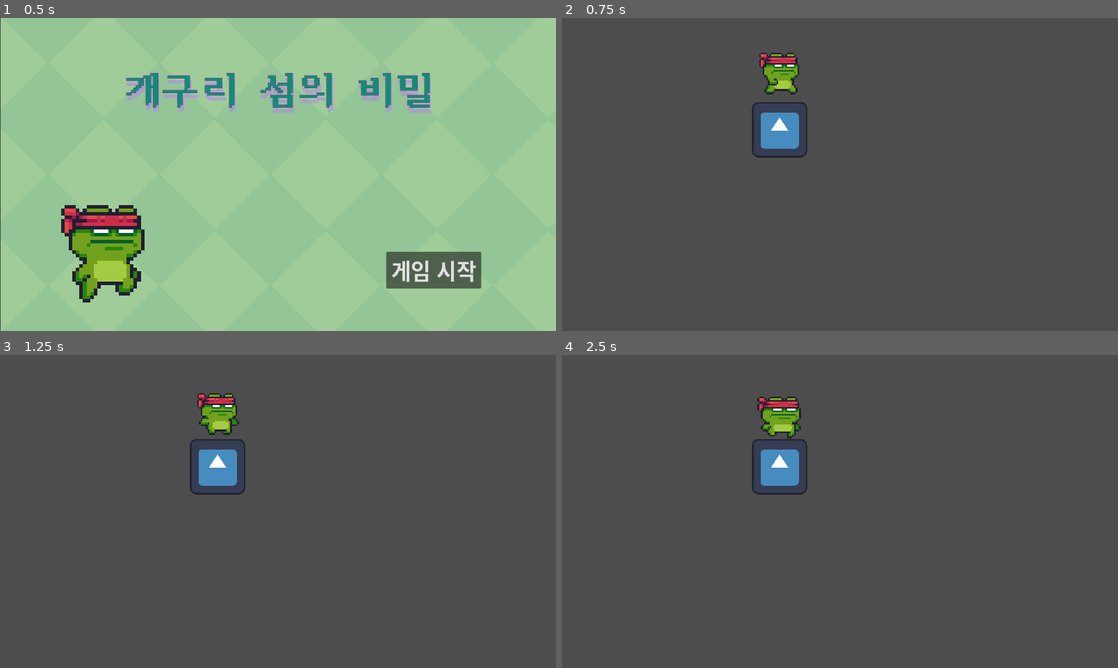
Above: before the commit, frames 1-4 (two rows, left to right).
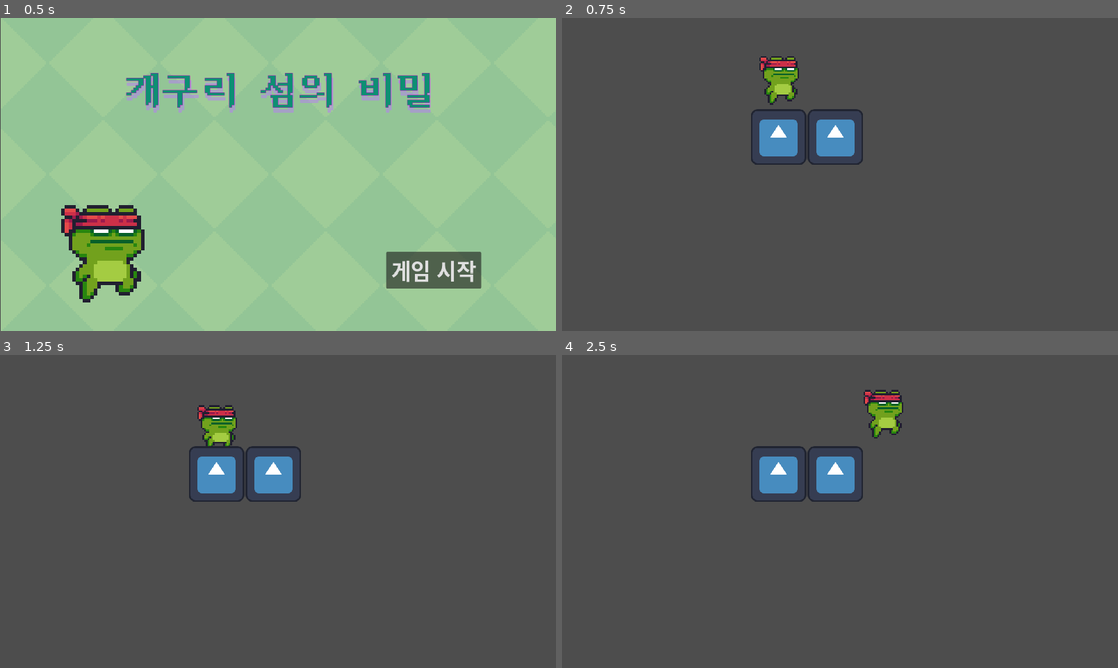
Above: after the commit, the same moments.

Repository: dakgg/godot_2d
Game: Godot game, scene res://scene/initial/initial.tscn
Same seed, same stepped clock (60 frames per second), same inputs: the game is played once before the commit and once after it. The engine's default icon, where the game draws it, is replaced by a stand-in: a white triangle on a blue panel in a dark square.
Inputs:
- Up to frame 1 (0.5 s): no input
- Up to frame 2 (0.75 s): click "게임 시작" at 0.5 s
- Up to frame 3 (1.25 s): no input
- Up to frame 4 (2.5 s): hold D (right, bound only after the commit) from 1.28 s (still down); tap Space (jump, bound only after the commit) at 1.35, 1.52, 1.82, 2.1, 2.27 s

Frame 1 is identical in both runs. In frame 2, 2.4% of the frame differs, in the area x 34-55%, y 11-47%; in frame 3, 2.7%; in frame 4, 3.5%, in the area x 34-62%, y 11-47%.

Commit message:
add keyboard input

Diff:
--- a/project.godot
+++ b/project.godot
@@ -21,6 +21,38 @@
 window/size/viewport_height=720
 window/stretch/mode="canvas_items"
 
+[input]
+
+up={
+"deadzone": 0.5,
+"events": [Object(InputEventKey,"resource_local_to_scene":false,"resource_name":"","device":0,"window_id":0,"alt_pressed":false,"shift_pressed":false,"ctrl_pressed":false,"meta_pressed":false,"pressed":false,"keycode":0,"physical_keycode":87,"key_label":0,"unicode":0,"location":0,"echo":false,"script":null)
+, Object(InputEventKey,"resource_local_to_scene":false,"resource_name":"","device":0,"window_id":0,"alt_pressed":false,"shift_pressed":false,"ctrl_pressed":false,"meta_pressed":false,"pressed":false,"keycode":0,"physical_keycode":4194320,"key_label":0,"unicode":0,"location":0,"echo":false,"script":null)
+]
+}
+down={
+"deadzone": 0.5,
+"events": [Object(InputEventKey,"resource_local_to_scene":false,"resource_name":"","device":0,"window_id":0,"alt_pressed":false,"shift_pressed":false,"ctrl_pressed":false,"meta_pressed":false,"pressed":false,"keycode":0,"physical_keycode":83,"key_label":0,"unicode":0,"location":0,"echo":false,"script":null)
+, Object(InputEventKey,"resource_local_to_scene":false,"resource_name":"","device":0,"window_id":0,"alt_pressed":false,"shift_pressed":false,"ctrl_pressed":false,"meta_pressed":false,"pressed":false,"keycode":0,"physical_keycode":4194322,"key_label":0,"unicode":0,"location":0,"echo":false,"script":null)
+]
+}
+left={
+"deadzone": 0.5,
+"events": [Object(InputEventKey,"resource_local_to_scene":false,"resource_name":"","device":0,"window_id":0,"alt_pressed":false,"shift_pressed":false,"ctrl_pressed":false,"meta_pressed":false,"pressed":false,"keycode":0,"physical_keycode":65,"key_label":0,"unicode":0,"location":0,"echo":false,"script":null)
+, Object(InputEventKey,"resource_local_to_scene":false,"resource_name":"","device":0,"window_id":0,"alt_pressed":false,"shift_pressed":false,"ctrl_pressed":false,"meta_pressed":false,"pressed":false,"keycode":0,"physical_keycode":4194319,"key_label":0,"unicode":0,"location":0,"echo":false,"script":null)
+]
+}
+right={
+"deadzone": 0.5,
+"events": [Object(InputEventKey,"resource_local_to_scene":false,"resource_name":"","device":0,"window_id":0,"alt_pressed":false,"shift_pressed":false,"ctrl_pressed":false,"meta_pressed":false,"pressed":false,"keycode":0,"physical_keycode":68,"key_label":0,"unicode":0,"location":0,"echo":false,"script":null)
+, Object(InputEventKey,"resource_local_to_scene":false,"resource_name":"","device":0,"window_id":0,"alt_pressed":false,"shift_pressed":false,"ctrl_pressed":false,"meta_pressed":false,"pressed":false,"keycode":0,"physical_keycode":4194321,"key_label":0,"unicode":0,"location":0,"echo":false,"script":null)
+]
+}
+jump={
+"deadzone": 0.5,
+"events": [Object(InputEventKey,"resource_local_to_scene":false,"resource_name":"","device":0,"window_id":0,"alt_pressed":false,"shift_pressed":false,"ctrl_pressed":false,"meta_pressed":false,"pressed":false,"keycode":0,"physical_keycode":32,"key_label":0,"unicode":0,"location":0,"echo":false,"script":null)
+]
+}
+
 [rendering]
 
 textures/canvas_textures/default_texture_filter=0
--- a/scene/character/character.gd
+++ b/scene/character/character.gd
@@ -1,6 +1,38 @@
 extends CharacterBody2D
+
+@export var gravity = 500
+@export var jump_speed = -300
+@export var move_speed = 200
 
 @onready var animated_sprite = $AnimatedSprite2D
 
-func _process(delta: float):
-	animated_sprite.play("run")
+func _physics_process(delta: float):
+	if is_on_floor() == false:
+		velocity.y += gravity * delta
+
+	if is_on_floor() == true && Input.is_action_just_pressed("jump"):
+		velocity.y = jump_speed
+
+	# move left, right
+	if Input.is_action_pressed("left") == true:
+		velocity.x = -move_speed
+		animated_sprite.flip_h = true
+	if Input.is_action_pressed("right") == true:
+		velocity.x = move_speed
+		animated_sprite.flip_h = false
+	if Input.is_action_pressed("left") == false && Input.is_action_pressed("right") == false || Input.is_action_pressed("left") == true && Input.is_action_pressed("right") == true:
+		velocity.x = 0
+
+	# animation
+	if is_on_floor() == false:
+		if velocity.y > 0:
+			animated_sprite.play("jump")
+		elif velocity.y < 0:
+			animated_sprite.play("fall")
+	else:
+		if velocity.x == 0:
+			animated_sprite.play("idle")
+		else:
+			animated_sprite.play("run")
+
+	move_and_slide()
--- a/scene/character/character.tscn
+++ b/scene/character/character.tscn
@@ -196,6 +196,9 @@
 "speed": 15.0
 }]
 
+[sub_resource type="RectangleShape2D" id="RectangleShape2D_0rl6y"]
+size = Vector2(20, 23)
+
 [node name="Character" type="CharacterBody2D"]
 position = Vector2(-2, -1)
 script = ExtResource("1_wk5ou")
@@ -203,7 +206,9 @@
 [node name="AnimatedSprite2D" type="AnimatedSprite2D" parent="."]
 position = Vector2(0, -16)
 sprite_frames = SubResource("SpriteFrames_7f0ce")
-animation = &"idle"
+animation = &"fall"
 autoplay = "idle"
 
 [node name="CollisionShape2D" type="CollisionShape2D" parent="."]
+position = Vector2(0, -12)
+shape = SubResource("RectangleShape2D_0rl6y")
--- a/scene/level1/level1.tscn
+++ b/scene/level1/level1.tscn
@@ -1,14 +1,35 @@
-[gd_scene load_steps=3 format=3 uid="uid://dnasfo8l523vf"]
+[gd_scene load_steps=4 format=3 uid="uid://dnasfo8l523vf"]
 
 [ext_resource type="Texture2D" uid="uid://6ca6tdc8ugwl" path="res://icon.svg" id="1_siwad"]
 [ext_resource type="PackedScene" uid="uid://b1asf0k35sjws" path="res://scene/character/character.tscn" id="2_o4sv1"]
 
+[sub_resource type="RectangleShape2D" id="RectangleShape2D_fbcbv"]
+size = Vector2(121, 120)
+
 [node name="Level1" type="Node2D"]
-
-[node name="Icon" type="Sprite2D" parent="."]
-position = Vector2(501, 257)
-texture = ExtResource("1_siwad")
 
 [node name="Character" parent="." instance=ExtResource("2_o4sv1")]
 position = Vector2(502, 192)
 scale = Vector2(4, 4)
+
+[node name="board" type="StaticBody2D" parent="."]
+position = Vector2(549, 324)
+
+[node name="Icon" type="Sprite2D" parent="board"]
+position = Vector2(-50.5, -50)
+texture = ExtResource("1_siwad")
+
+[node name="CollisionShape2D" type="CollisionShape2D" parent="board"]
+position = Vector2(-50.5, -50)
+shape = SubResource("RectangleShape2D_fbcbv")
+
+[node name="board2" type="StaticBody2D" parent="."]
+position = Vector2(680, 324)
+
+[node name="Icon" type="Sprite2D" parent="board2"]
+position = Vector2(-50.5, -50)
+texture = ExtResource("1_siwad")
+
+[node name="CollisionShape2D" type="CollisionShape2D" parent="board2"]
+position = Vector2(-50.5, -50)
+shape = SubResource("RectangleShape2D_fbcbv")
Not shown: 1 places in scene/character/character.tscn that only renumber resources
